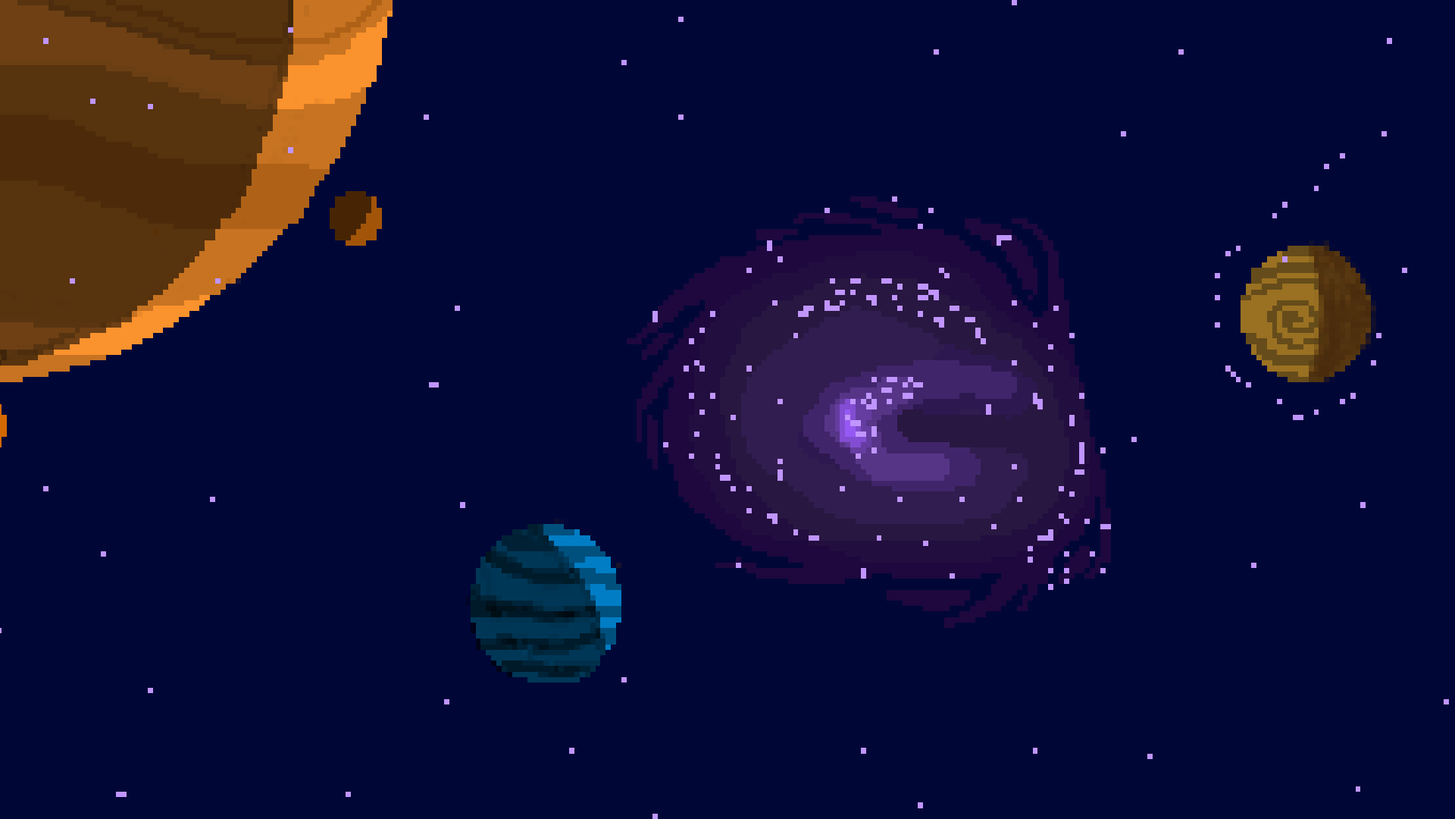
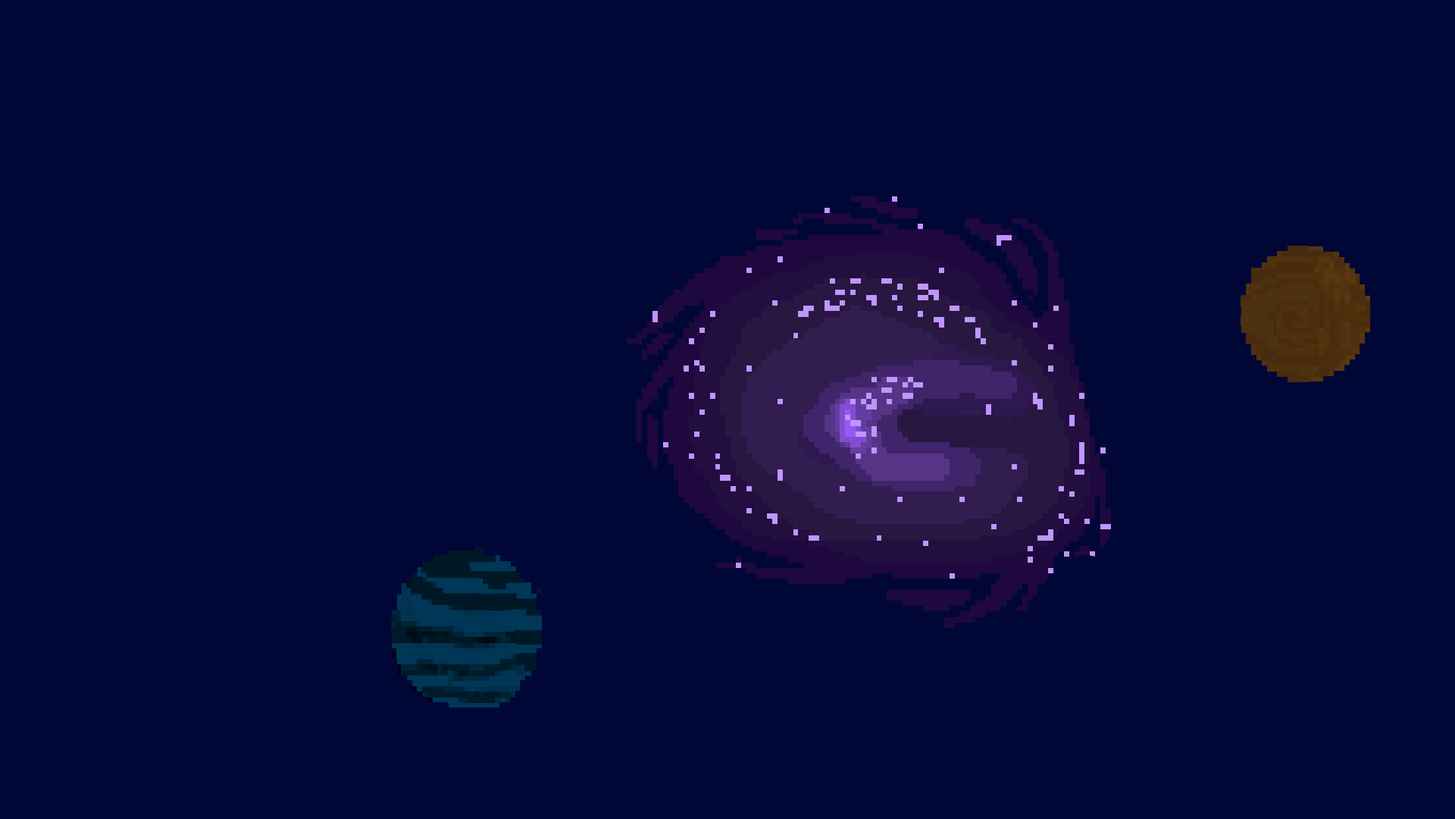
Layered file, before and after one edit (1455 × 819). Changes by layer:
renamed "Laag 2" to "Planets", painted on it over left=0, top=0, right=1450, bottom=819
renamed "Laag 1" to "Background", painted on it over left=0, top=0, right=1450, bottom=819
